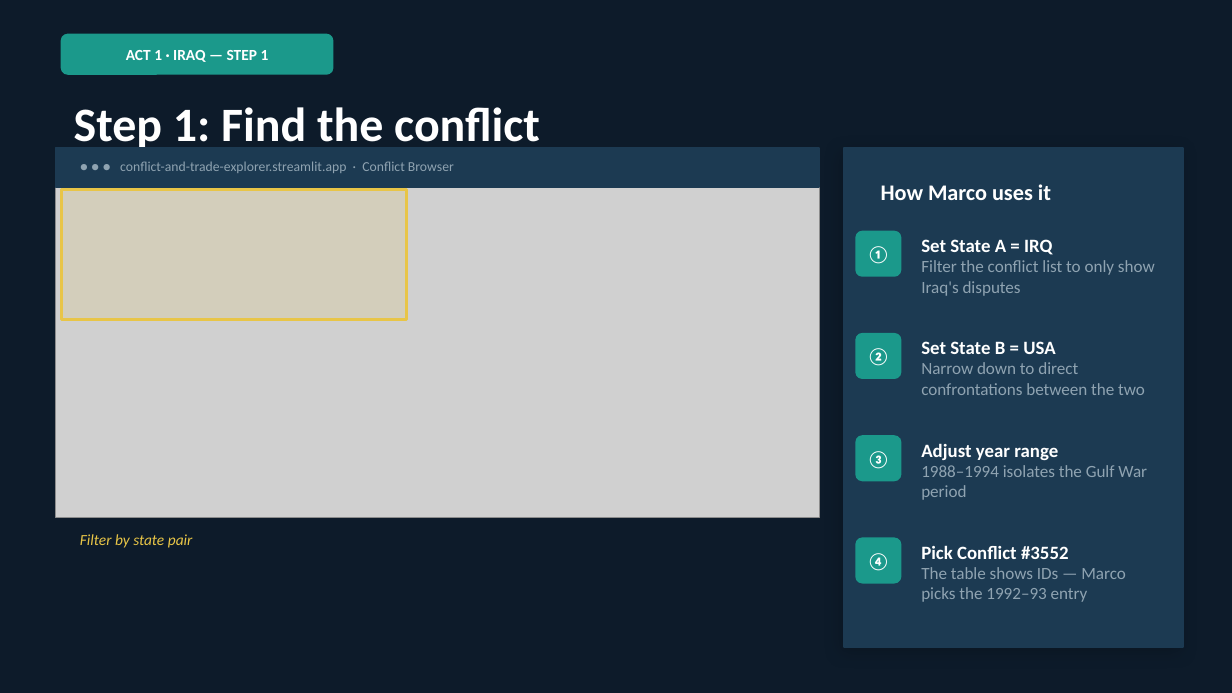
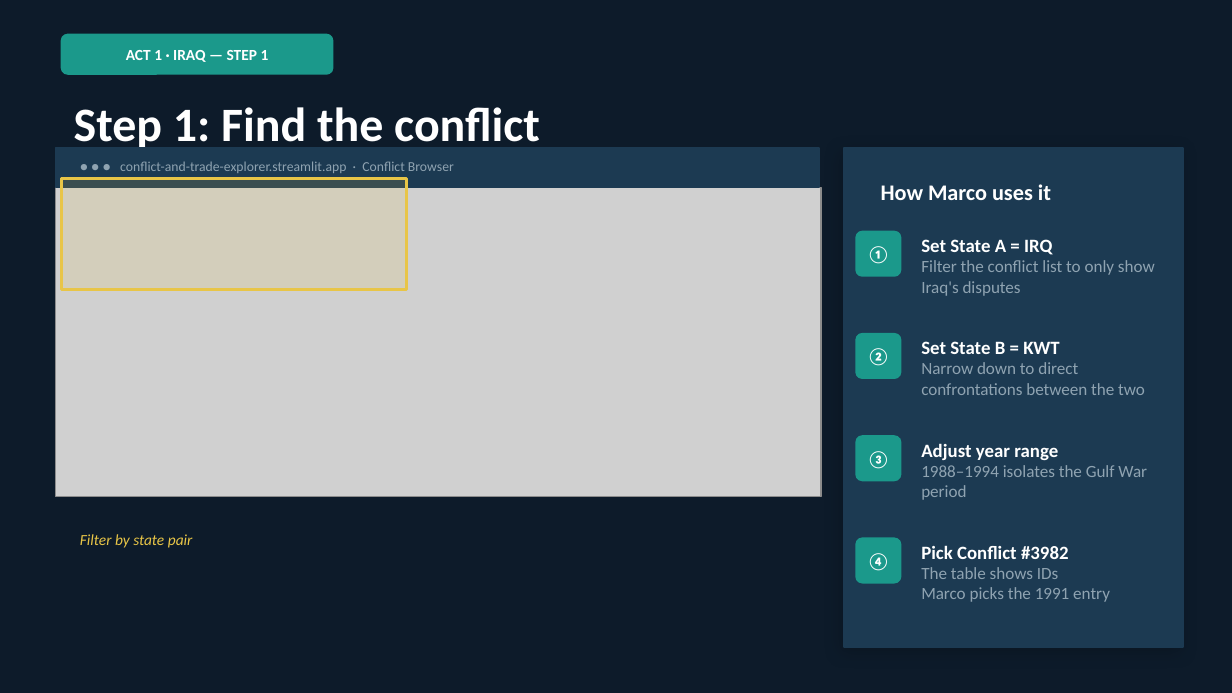
Before and after one commit to podsv-fs26-ad24/ad24-6-fancyproject, a slide deck: slide 7 of Conflict_Trade_Explorer.pptx. Drawn at 1232x693 pixels with LibreOffice and Linux fonts; fonts in the diff are those of the drawing; grey boxes stand for pictures. Boxes give left, top, right and bottom in pixels: in the first picture for what was removed or moved away, otherwise in the second. Text is boxed around its words. In the diff, an @@ line names an element or a change of style, - is before the commit and + after.

```diff
--- a/Conflict_Trade_Explorer.pptx
+++ b/Conflict_Trade_Explorer.pptx
@@ rectangle: place and size @@
-rectangle at (62, 190, 407, 320)
+rectangle at (62, 179, 407, 290)
@@ picture: place and size @@
-picture at (55, 170, 819, 517)
+picture at (55, 187, 822, 496)
@@ text at (921, 341, 1060, 354): text changed @@
-Set State B = USA
+Set State B = KWT
@@ text at (921, 567, 1110, 602): text changed @@
-The table shows IDs — Marco picks the 1992–93 entry
+The table shows IDs
+Marco picks the 1991 entry
@@ text at (921, 545, 1069, 559): text changed @@
-Pick Conflict #3552
+Pick Conflict #3982
```
Also in this commit, not shown: 8 other slides changed, 2 slides added, 2 slides removed.
